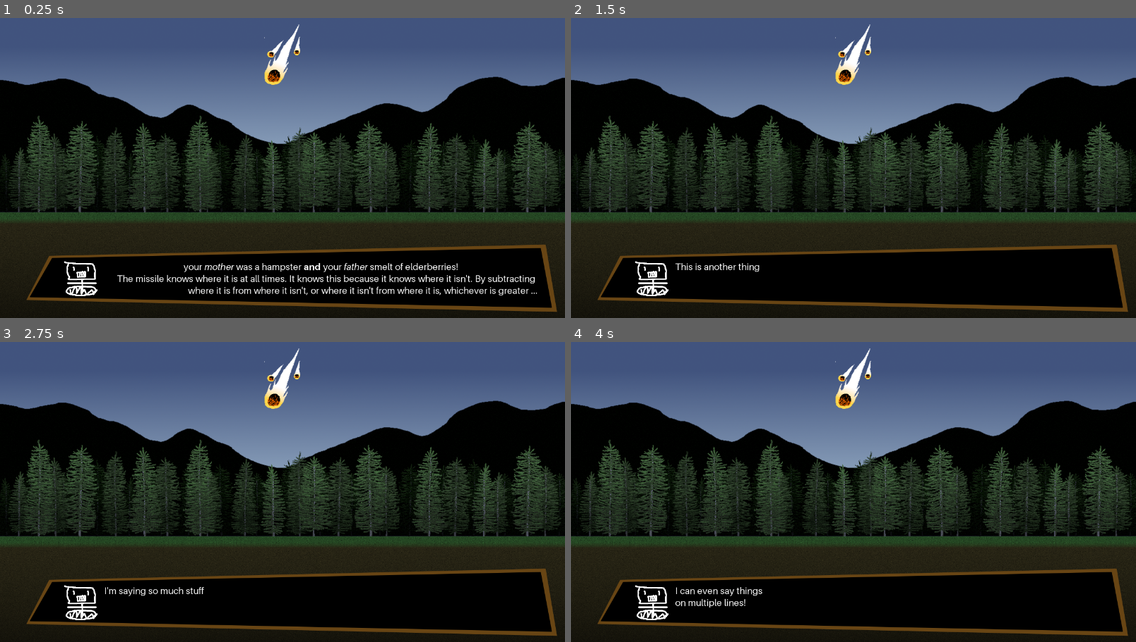
Above: before the commit, frames 1-4 (two rows, left to right).
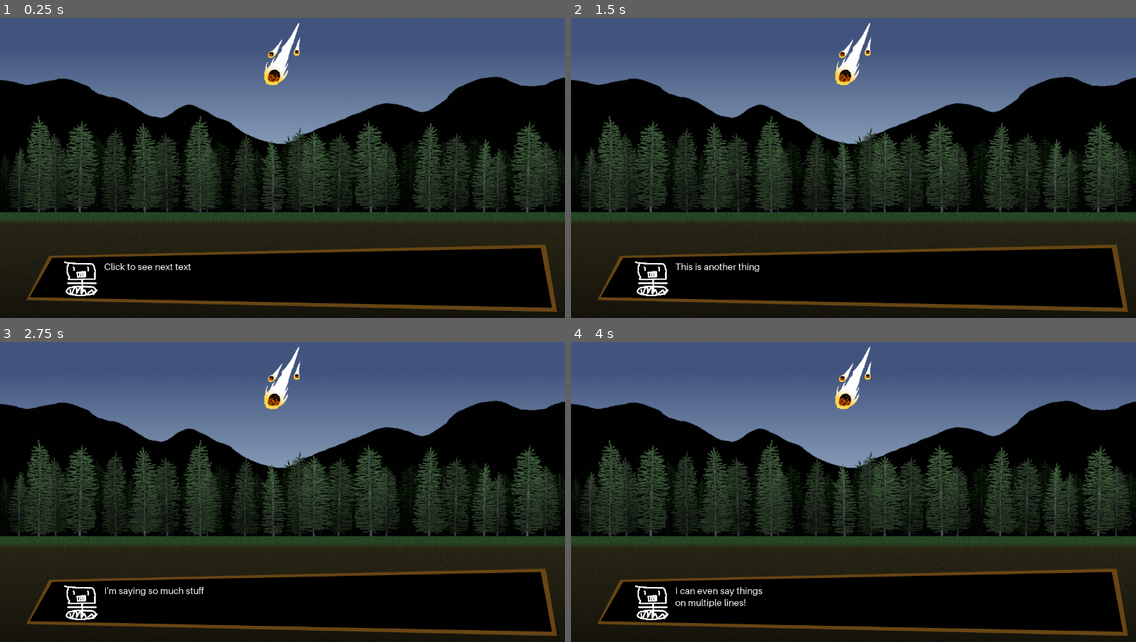
Above: after the commit, the same moments.

Repository: shelvacu/ideal-happiness
Game: Godot game, scene res://cutscenes/prologue.tscn
Same seed, same stepped clock (60 frames per second), same inputs: the game is played once before the commit and once after it.
Inputs (mouse positions are in pixels of both pictures, inside the frame that each line leads up to):
- Up to frame 1 (0.25 s): no input
- Up to frame 2 (1.5 s): tap Enter at 0.5 s; move the mouse to (977, 144) at 0.52 s; click (977, 144) at 0.67 s; tap Space at 1.25 s; move the mouse to (740, 174) at 1.27 s; click (740, 174) at 1.42 s
- Up to frame 3 (2.75 s): move the mouse to (339, 414) at 2.02 s; click (339, 414) at 2.17 s
- Up to frame 4 (4 s): move the mouse to (825, 546) at 2.77 s; click (825, 546) at 2.92 s; move the mouse to (1023, 531) at 3.52 s; click (1023, 531) at 3.67 s

The runs differ from the first frame. In frame 1, 2.3% of the frame differs, in the area x 18-96%, y 1-93%; in frame 2, 0.2%; in frame 3, 0.2%; in frame 4, 0.2%.

Commit message:
instructions

Diff:
--- a/cutscenes/prologue.gd
+++ b/cutscenes/prologue.gd
@@ -12,20 +12,21 @@
 	"I mean look at all this stuff I'm saying",
 	"I can even say things\non multiple lines!"
 ]
+onready var textbox:RichTextLabel = self.find_node("DialogBoxText", true, false)
 
 var text_idx := -1
 
 # Called when the node enters the scene tree for the first time.
 func _ready():
+	textbox.text = "Click to see next text"
 	pass # Replace with function body.
 
 func _unhandled_input(event):
 	if event is InputEventMouseButton and event.pressed:
 		if event.button_index == BUTTON_LEFT:
 			text_idx += 1
-			var text:RichTextLabel = self.find_node("DialogBoxText", true, false)
 			if text_idx < Messages.size():
-				text.text = Messages[text_idx]
+				textbox.text = Messages[text_idx]
 
 # Called every frame. 'delta' is the elapsed time since the previous frame.
 #func _process(delta):
--- a/cutscenes/prologue.tscn
+++ b/cutscenes/prologue.tscn
@@ -14,5 +14,6 @@
 
 [node name="Asteroid" parent="." instance=ExtResource( 2 )]
 position = Vector2( 640, 120 )
+frame = 1
 
 [node name="Dialog" parent="." instance=ExtResource( 4 )]
